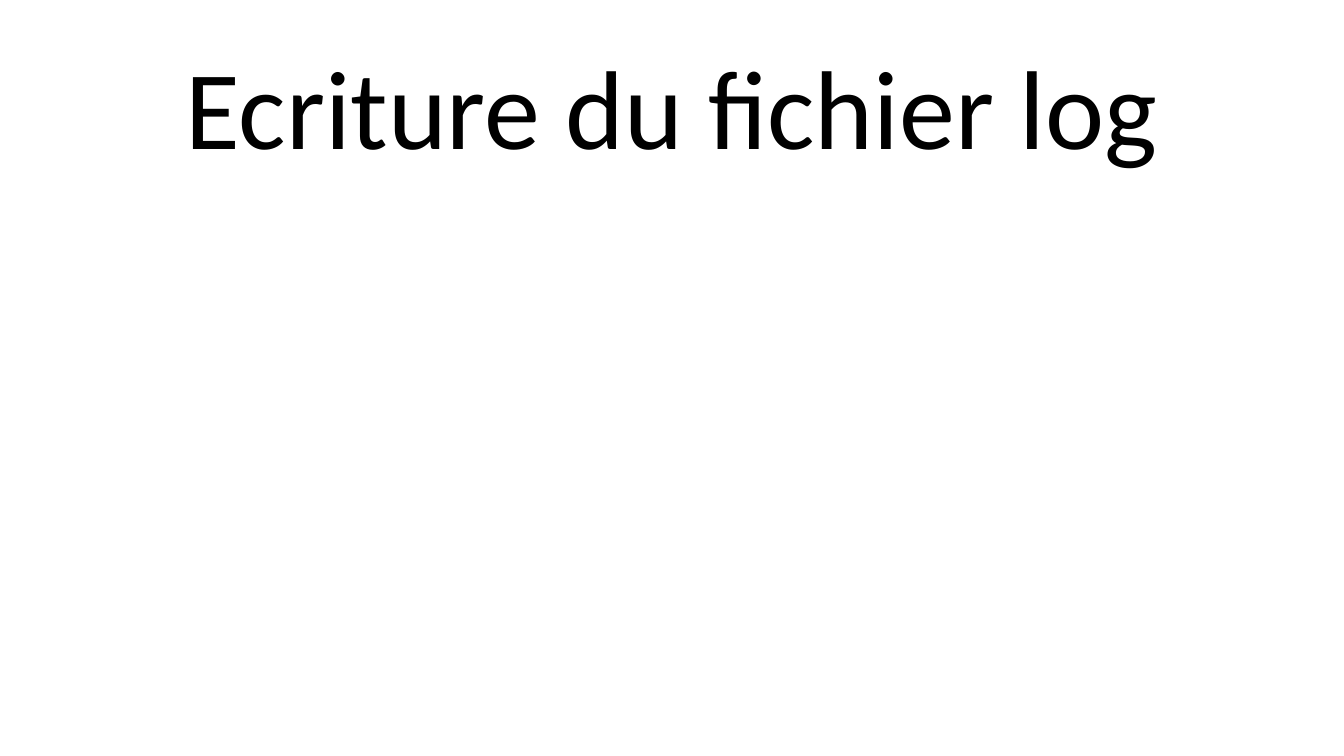
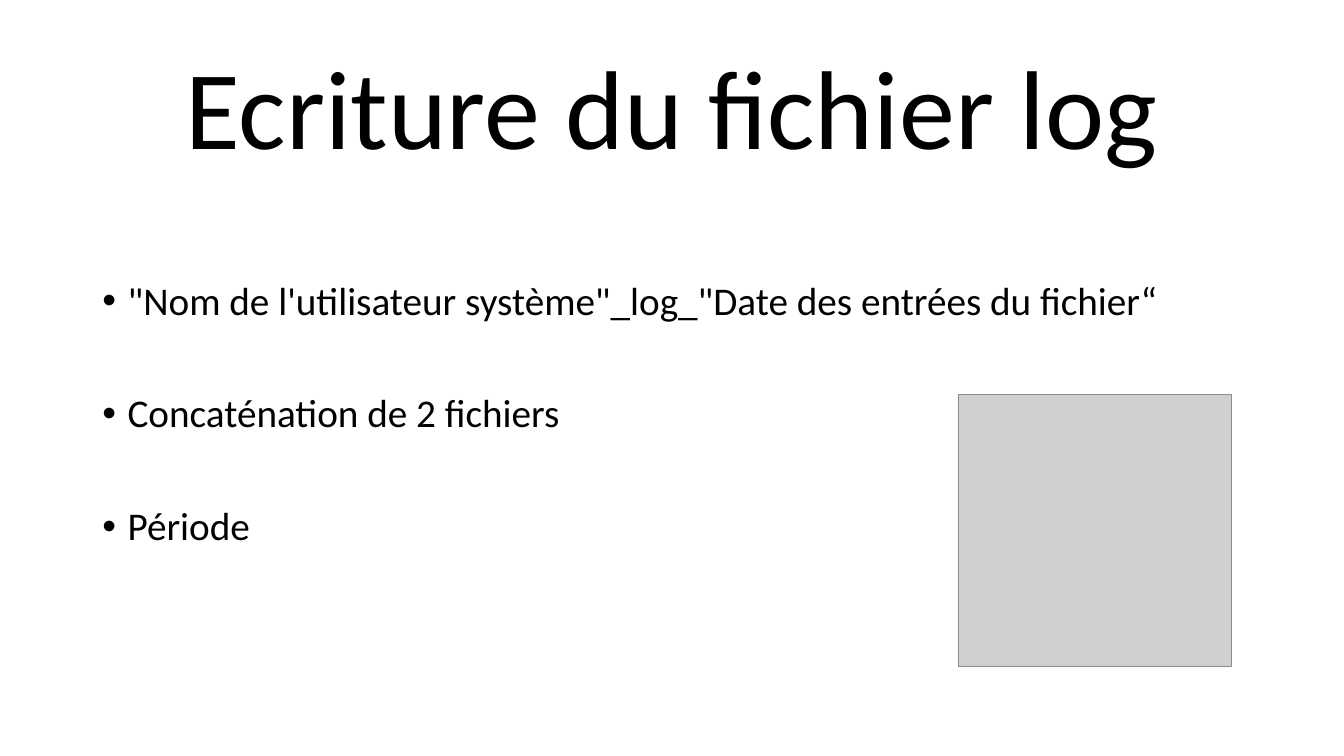
Before and after one commit to NicolasFuchs/SAS, a slide deck: slide 8 of Presentation/Presentation.pptx (slide 7 before the commit). Drawn at 1344x756 pixels with LibreOffice and Linux fonts; fonts in the diff are those of the drawing; grey boxes stand for pictures; background and template pictures are left out. Boxes give left, top, right and bottom in pixels: in the first picture for what was removed or moved away, otherwise in the second. Text is boxed around its words. In the diff, an @@ line names an element or a change of style, - is before the commit and + after.

```diff
--- a/Presentation/Presentation.pptx
+++ b/Presentation/Presentation.pptx
@@ text added at [128,287,1157,541], 28 pt, text #000000 @@
+• "Nom de l'utilisateur système"_log_"Date des entrées du fichier“
+• Concaténation de 2 fichiers
+• Période
@@ picture added at [959,394,1232,667] @@
```
Also in this commit, not shown: 7 other slides changed, 4 slides added, 2 slides removed, 3 other files.
